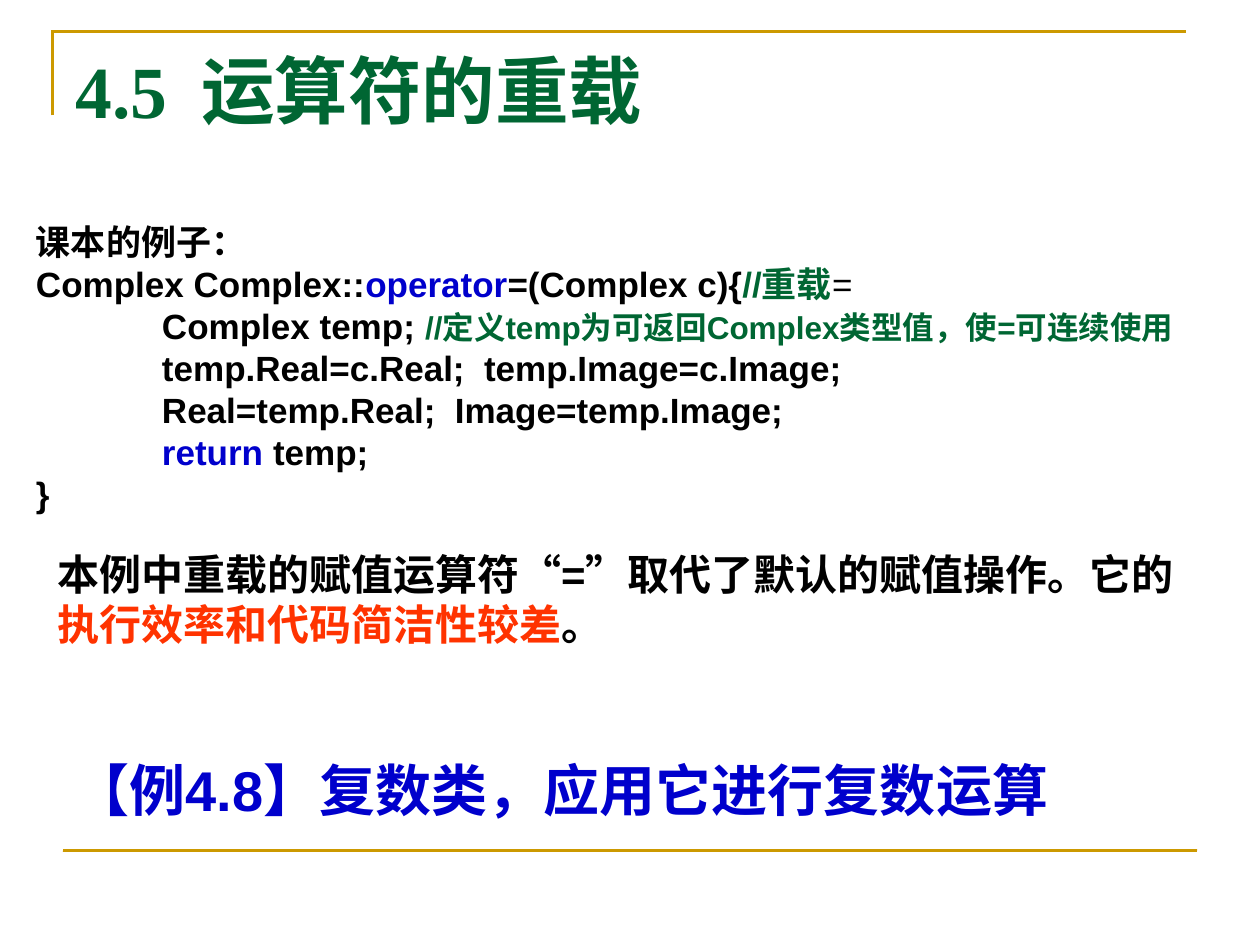
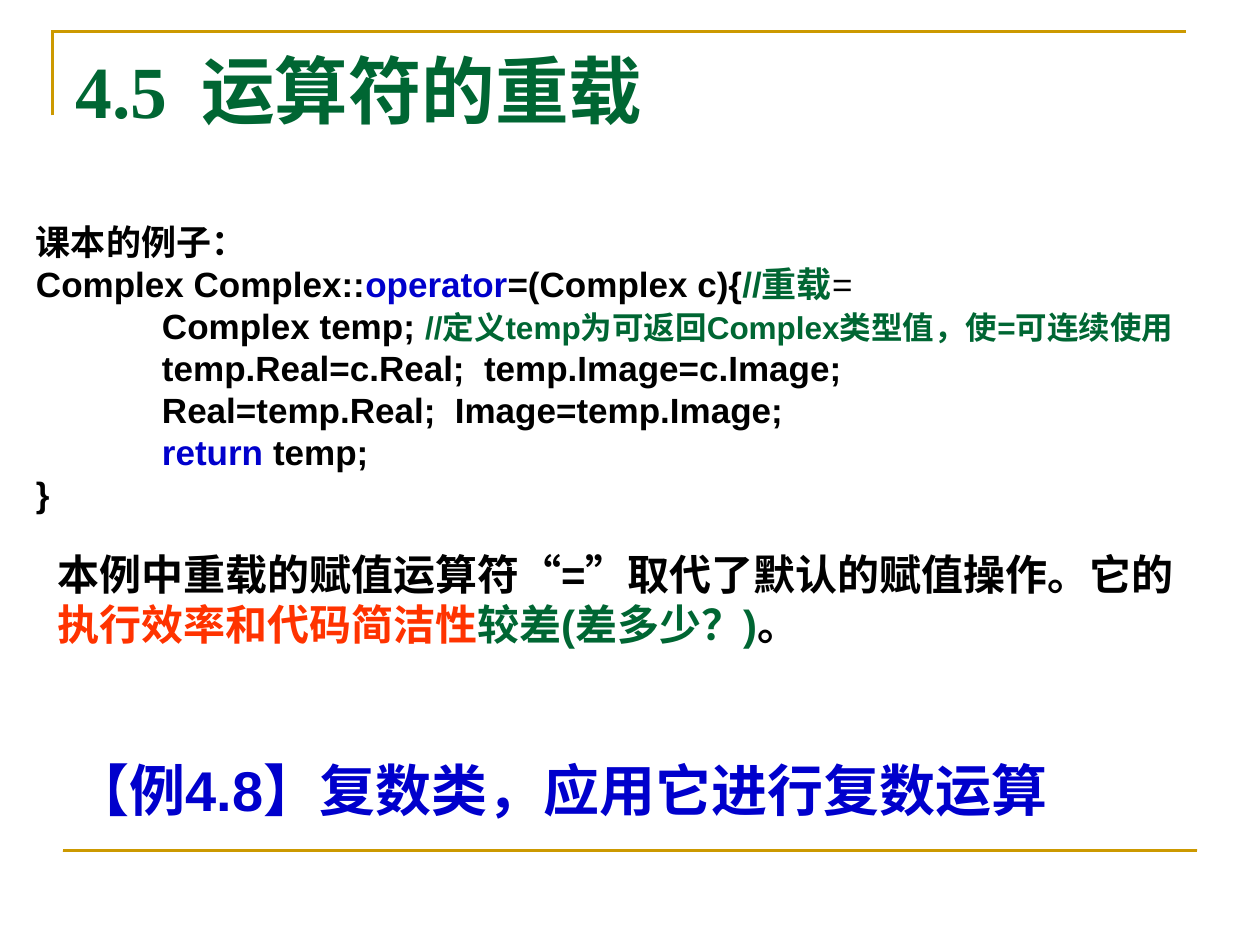
Before and after one commit to Changhe160/Changhe160.github.io, a slide deck: slide 54 of teachingRes/Cplusplus/unit04类与对象.ppt. Drawn at 1260x945 pixels with LibreOffice and Linux fonts; fonts in the diff are those of the drawing. Boxes give left, top, right and bottom in pixels: in the first picture for what was removed or moved away, otherwise in the second. Text is boxed around its words. In the diff, an @@ line names an element or a change of style, - is before the commit and + after.

```diff
--- a/teachingRes/Cplusplus/unit04类与对象.ppt
+++ b/teachingRes/Cplusplus/unit04类与对象.ppt
@@ text at box(57, 554, 1174, 649): text changed @@
-本例中重载的赋值运算符“=”取代了默认的赋值操作。它的执行效率和代码简洁性较差。
+本例中重载的赋值运算符“=”取代了默认的赋值操作。它的执行效率和代码简洁性较差(差多少？)。
```
Also in this commit, not shown: 17 other slides changed, 1 slide added, 2 slides removed, 1 other file.
